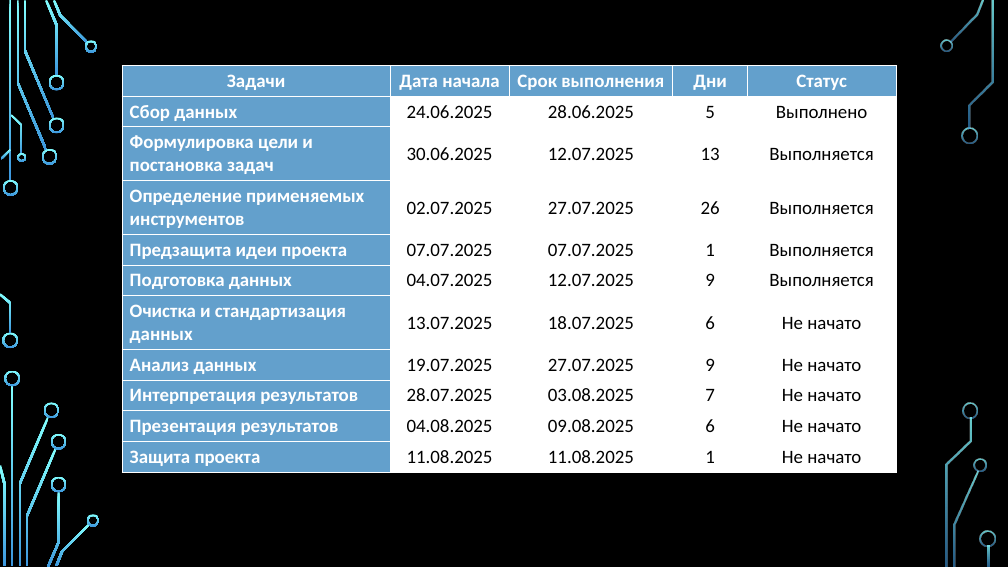
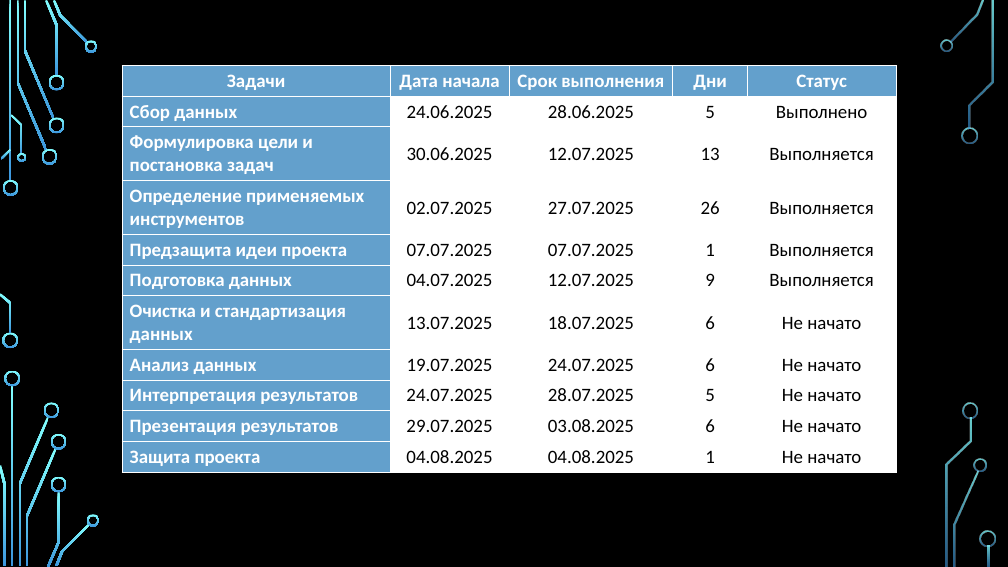
Before and after one commit to Paskored/Data-Analyst-Project_Kashtanov, a slide deck: slide 4 of Презентация Предпроект/Презентация Предпроекта.pptx. Drawn at 1008x567 pixels with LibreOffice and Linux fonts; fonts in the diff are those of the drawing; background and template pictures are left out. Boxes give left, top, right and bottom in pixels: in the first picture for what was removed or moved away, otherwise in the second. Text is boxed around its words. In the diff, an @@ line names an element or a change of style, - is before the commit and + after.

```diff
--- a/Презентация Предпроект/Презентация Предпроекта.pptx
+++ b/Презентация Предпроект/Презентация Предпроекта.pptx
@@ table at (123,66,896,470) @@
-row 8, column 3: 27.07.2025
+row 8, column 3: 24.07.2025
-row 8, column 4: 9
+row 8, column 4: 6
-row 9: Интерпретация результатов | 28.07.2025 | 03.08.2025 | 7 | Не начато
+row 9: Интерпретация результатов | 24.07.2025 | 28.07.2025 | 5 | Не начато
-row 10, column 2: 04.08.2025
+row 10, column 2: 29.07.2025
-row 10, column 3: 09.08.2025
+row 10, column 3: 03.08.2025
-row 11, column 2: 11.08.2025
+row 11, column 2: 04.08.2025
-row 11, column 3: 11.08.2025
+row 11, column 3: 04.08.2025
```
Also in this commit, not shown: 21 other files.
